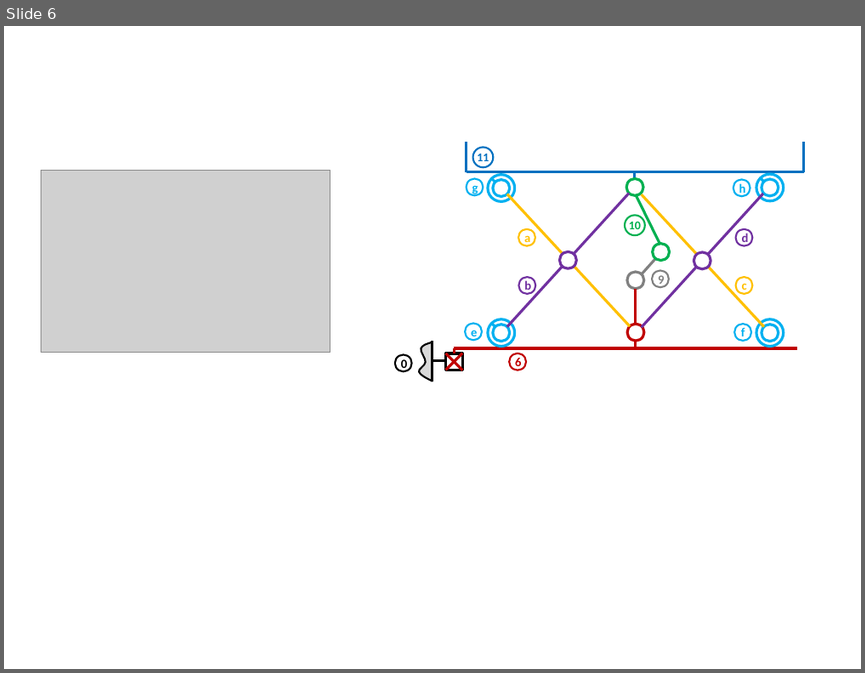
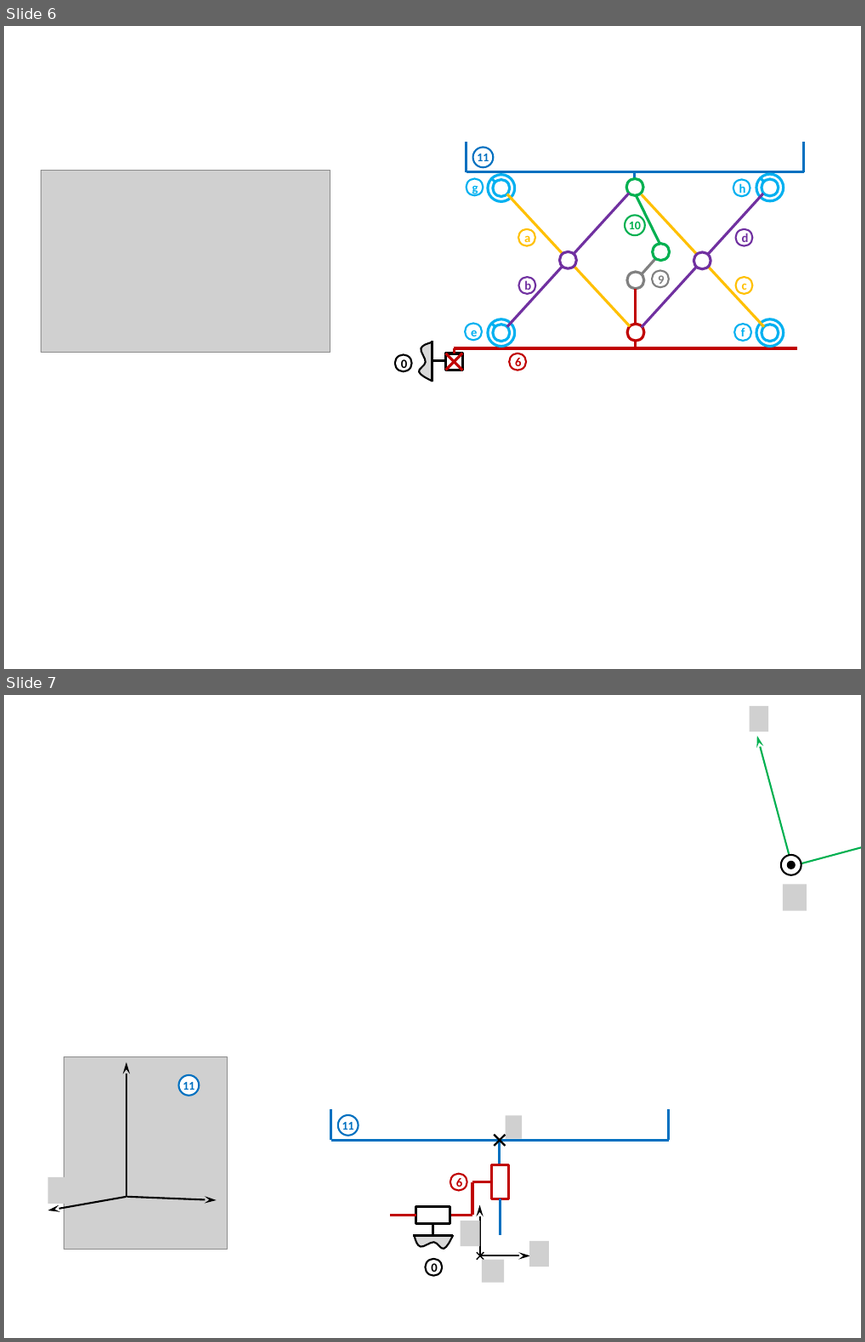
Before and after one commit to xpessoles/TP_Documents_PSI, a slide deck: 13_Moby_Crea/Documentation_Moby_Figures.pptx. Shown one above the other, each under a label of ours: slide 6 before the commit, slides 6 and 7 after it. The pictures are 865x673 and 865x1342 pixels, drawn with LibreOffice and Linux fonts; fonts in the diff are those of the drawing; grey boxes stand for pictures; background and template pictures are left out. Boxes give left, top, right and bottom in pixels: in the first picture for what was removed or moved away, otherwise in the second. Text is boxed around its words. In the diff, an @@ line names an element or a change of style, - is before the commit and + after.

```diff
--- a/13_Moby_Crea/Documentation_Moby_Figures.pptx
+++ b/13_Moby_Crea/Documentation_Moby_Figures.pptx
@@ slide 7 added at [4, 695, 861, 1338], background #FFFFFF @@
@@ group added at [681, 706, 861, 975]: 2 arrows, 2 ellipses, 2 pictures, 1 arc (boxed as its full ellipse) @@
@@ group added at [47, 1056, 669, 1281]: 11 lines, 8 pictures, 5 arrows, 4 ellipses, 2 rectangles, 2 pluses, 1 freeform shape @@
+0
+6
+11
+11
```
